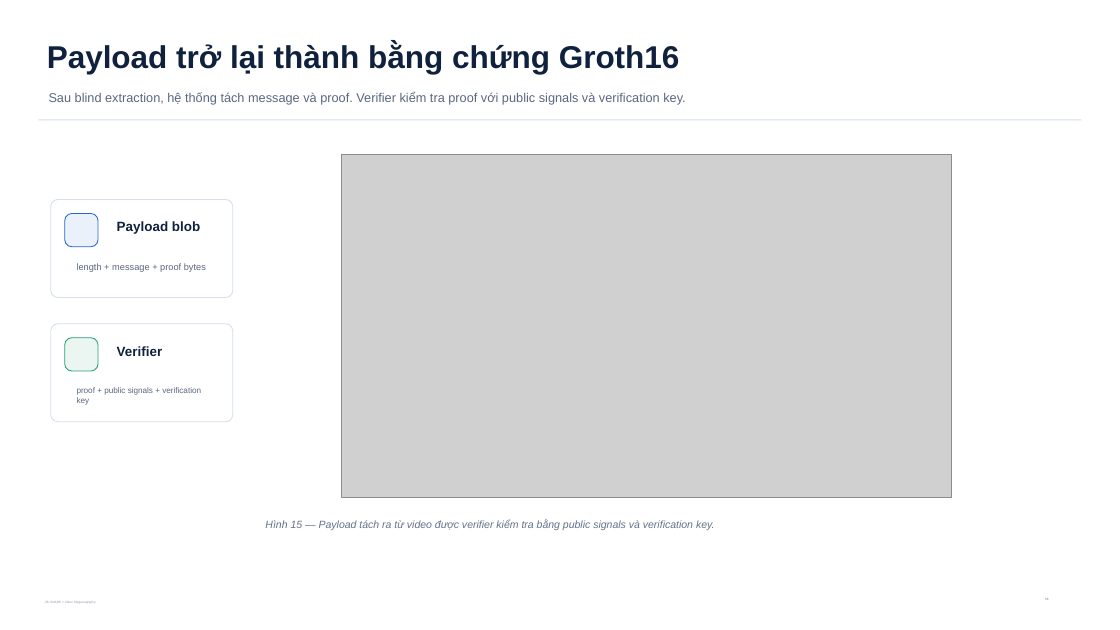
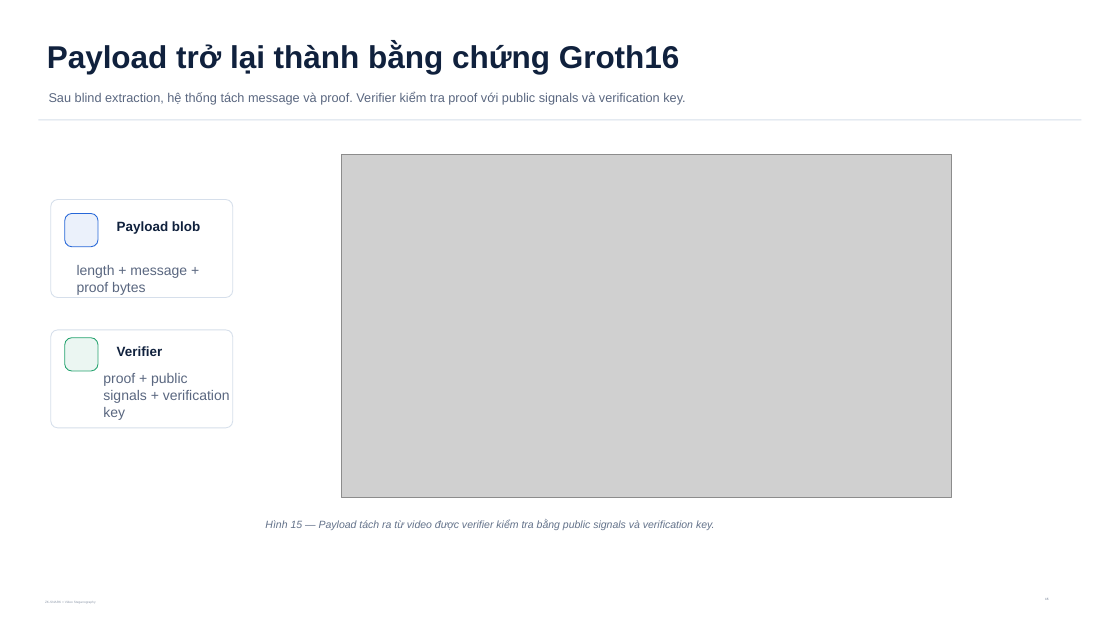
Before and after one commit to Saudadeeee/zk-snark-X-Steganography, a slide deck: slide 15 of VideoLevel/output/presentations/zkstego_computerphile_style_explainer_v24.pptx. Drawn at 1120x630 pixels with LibreOffice and Linux fonts; fonts in the diff are those of the drawing; grey boxes stand for pictures. Boxes give left, top, right and bottom in pixels: in the first picture for what was removed or moved away, otherwise in the second. Text is boxed around its words. In the diff, an @@ line names an element or a change of style, - is before the commit and + after.

```diff
--- a/VideoLevel/output/presentations/zkstego_computerphile_style_explainer_v24.pptx
+++ b/VideoLevel/output/presentations/zkstego_computerphile_style_explainer_v24.pptx
@@ text "length + message + proof ..." at box(77, 265, 187, 295): size 8 to 12 pt @@
@@ rounded rectangle: place and size @@
-rounded rectangle at box(50, 323, 233, 422)
+rounded rectangle at box(50, 330, 233, 429)
@@ text "proof + public signals + ...": place and size @@
-text "proof + public signals + ..." at box(77, 387, 201, 405)
+text "proof + public signals + ..." at box(103, 373, 230, 420)
@@ text "proof + public signals + ..." at box(103, 373, 230, 420): size 7 to 12 pt @@
```
Also in this commit, not shown: 12 other slides changed, 18 other files.
